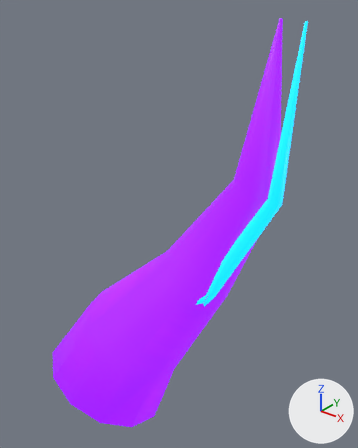
The FBX model Assets/Export/Environment/SM_shadow_surge_wisp.fbx as it was, and as the next commit left it.
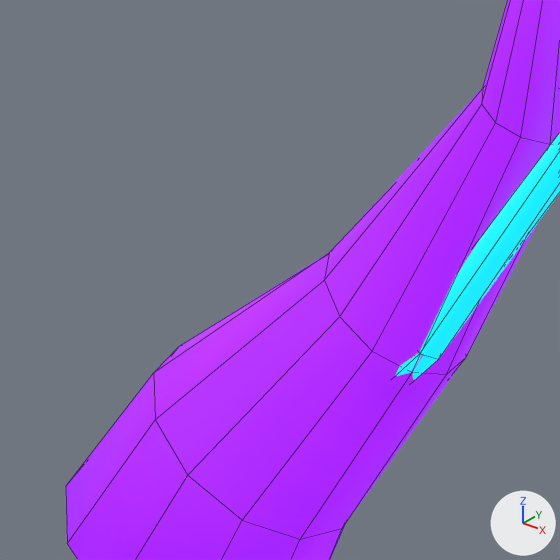
There are two pictures of each version: one whole from a 50 mm camera at (0.316, -0.274, 0.381) aimed at (0.066, 0.039, 0.187), one close up on the part from 7% to 75% of the width and 31% to 86% of the height. Every picture has the same lights, and +X, +Y and +Z are marked at lower right. The last two pictures show the newer version. The close-ups show mesh edges as thin lines.

The first close-up shows 'SM_shadow_surge_wisp'.
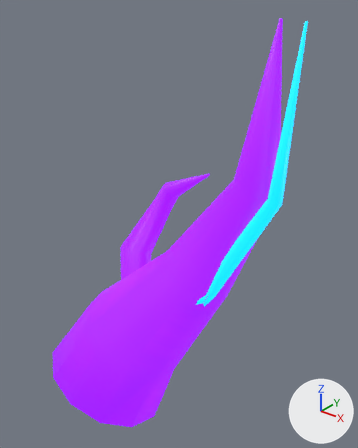
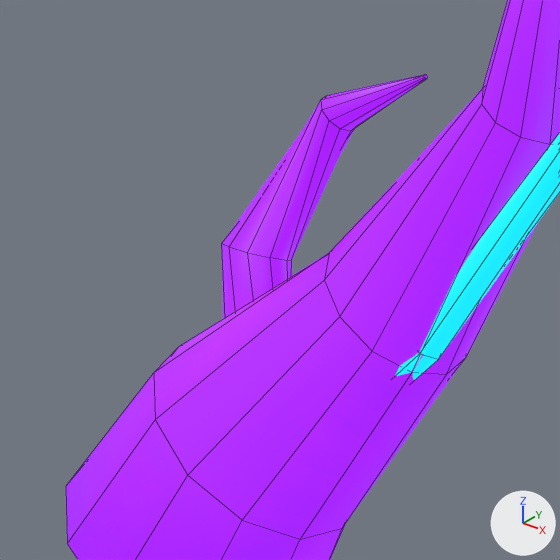
What changed in the scene script:
```text
Change me_violet_inward_wisp_001:
    used by ob_sm_shadow_surge_wisp; location = (0.0, 0.0, 0.0)
    remove me_violet_inward_wisp_001.from_pydata(...)  # 84 vertices, 70 faces; spans x -0.059..0.176, y -0.062..0.089, z -0.031..0.36
    add me_violet_inward_wisp_001.from_pydata(...)  # 124 vertices, 102 faces; spans x -0.059..0.176, y -0.062..0.1, z -0.031..0.36
    me_violet_inward_wisp_001 part 1: a new loose piece of 40 vertices spanning x -0.032..0.066, y 0.007..0.1, z 0.05..0.221, in mat_m_riftexpansionascensionglow
```

Changed parts and their boxes (x1, y1, x2, y2) in the close-ups (560 x 560 px):
part 1 of me_violet_inward_wisp_001, added (purple)
    after: (222, 74, 428, 318)
